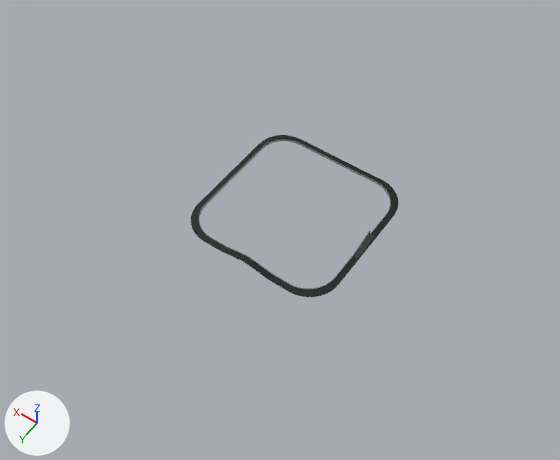
Two versions of the Blender file Assets/racetrack/track.blend, one commit apart.
One viewpoint serves both versions: a camera (50 mm lens) standing at (-4.52, 6.77, 9.9) and looking at (-0.19, 0.71, 0.38). The lights are fixed; the arrows at lower left show +X, +Y and +Z.
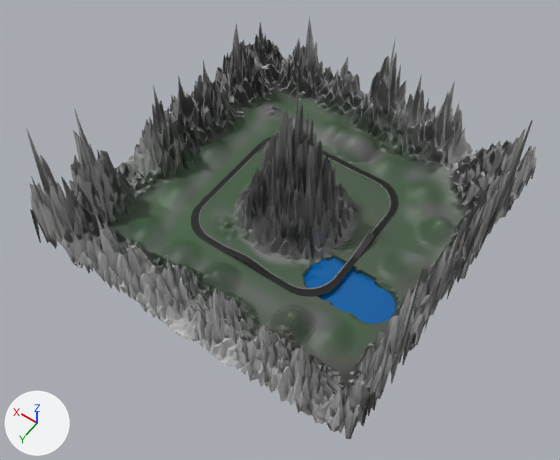
Diff of the bpy script that builds the scene:
```diff
--- a/Assets/racetrack/track.blend.py
+++ b/Assets/racetrack/track.blend.py
@@ ob_terrain @@
 _m = ob_terrain.modifiers.new('Solidify', 'SOLIDIFY')
-ob_terrain.hide_set(True)
@@ ob_water @@
 _m = ob_water.modifiers.new('Solidify', 'SOLIDIFY')
 _m.thickness = 3.0
-ob_water.hide_set(True)
```

Changed parts and their boxes (x1, y1, x2, y2) in the pictures (560 x 460 px):
'Terrain', shown: after (26, 16, 537, 439)
'Water', shown (blue): after (303, 257, 396, 324)
